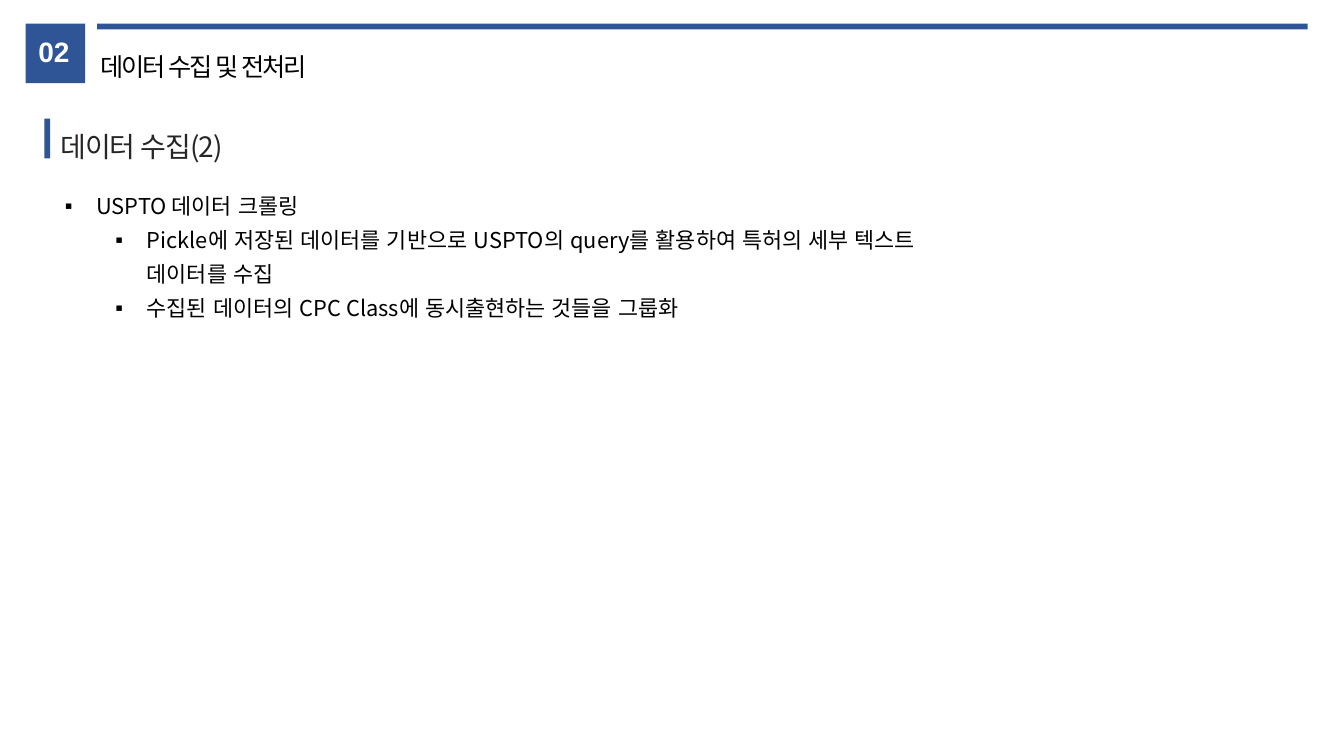
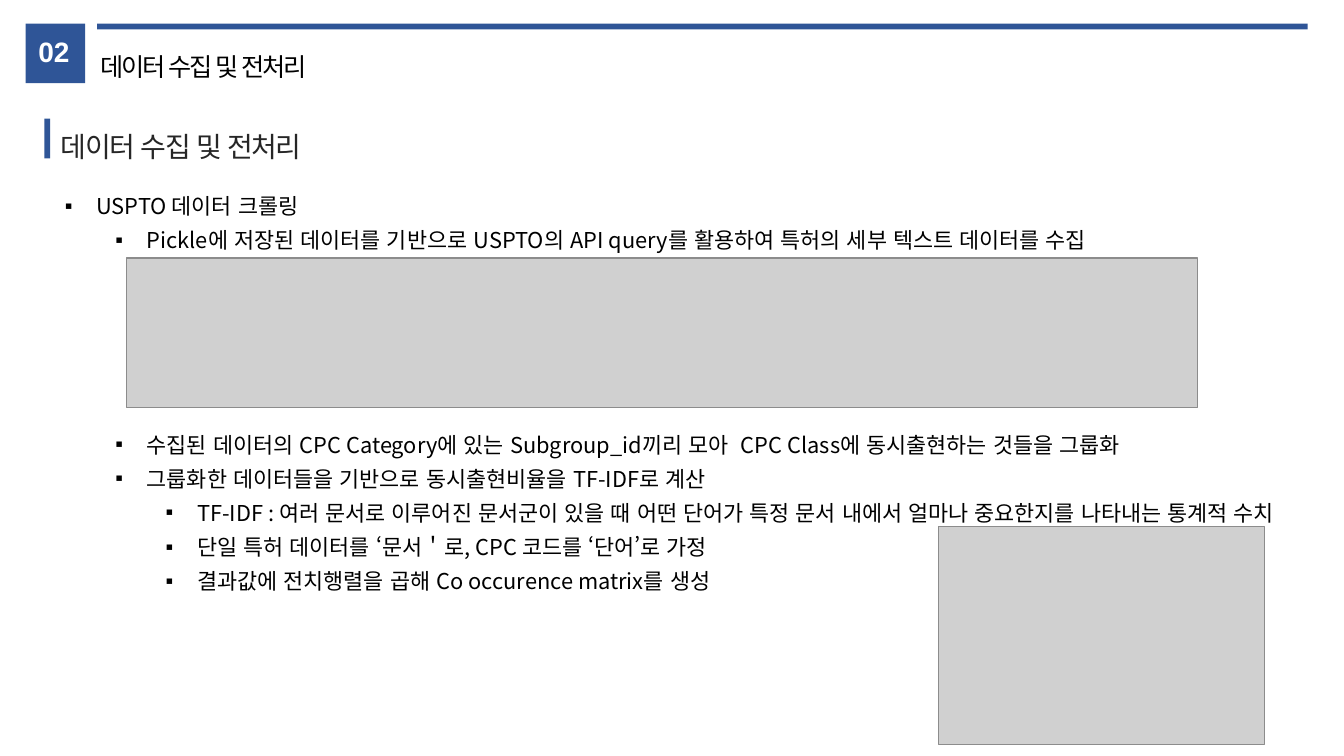
Before and after one commit to JYPark312/electronic_manufacture_2021, a slide deck: slide 10 of presentation.pptx (slide 9 before the commit). Drawn at 1344x756 pixels with LibreOffice and Linux fonts; fonts in the diff are those of the drawing; grey boxes stand for pictures. Boxes give left, top, right and bottom in pixels: in the first picture for what was removed or moved away, otherwise in the second. Text is boxed around its words. In the diff, an @@ line names an element or a change of style, - is before the commit and + after.

```diff
--- a/presentation.pptx
+++ b/presentation.pptx
@@ text at (61, 134, 302, 160): text changed @@
-데이터 수집(2)
+데이터 수집 및 전처리
@@ text at (147, 229, 1274, 591): text changed @@
-  ▪ Pickle에 저장된 데이터를 기반으로 USPTO의 query를 활용하여 특허의 세부 텍스트 데이터를 수집
-  ▪ 수집된 데이터의 CPC Class에 동시출현하는 것들을 그룹화
+  ▪ Pickle에 저장된 데이터를 기반으로 USPTO의 API query를 활용하여 특허의 세부 텍스트 데이터를 수집
+  ▪ 수집된 데이터의 CPC Category에 있는 Subgroup_id끼리 모아 CPC Class에 동시출현하는 것들을 그룹화
+  ▪ 그룹화한 데이터들을 기반으로 동시출현비율을 TF-IDF로 계산
+    ▪ TF-IDF : 여러 문서로 이루어진 문서군이 있을 때 어떤 단어가 특정 문서 내에서 얼마나 중요한지를 나타내는 통계적 수치
+    ▪ 단일 특허 데이터를 ‘문서＇로, CPC 코드를 ‘단어’로 가정
+    ▪ 결과값에 전치행렬을 곱해 Co occurence matrix를 생성
@@ picture added at (126, 258, 1198, 407) @@
@@ picture added at (939, 527, 1264, 745) @@
```
Also in this commit, not shown: 5 other slides changed, 8 slides added, 2 slides removed.
